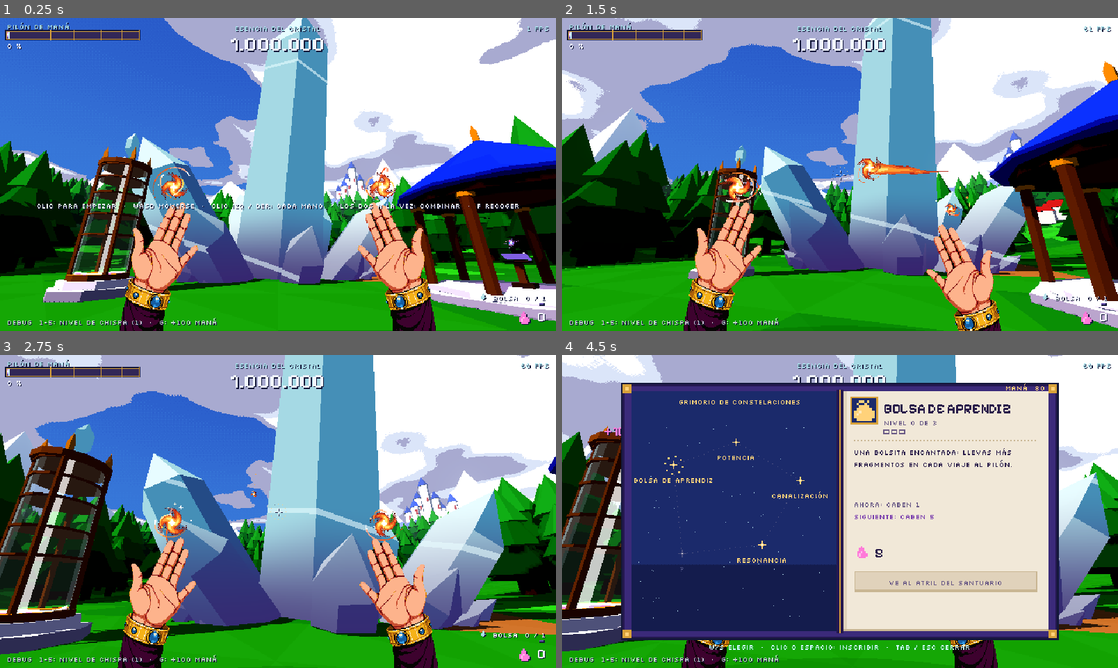
Above: before the commit, frames 1-4 (two rows, left to right).
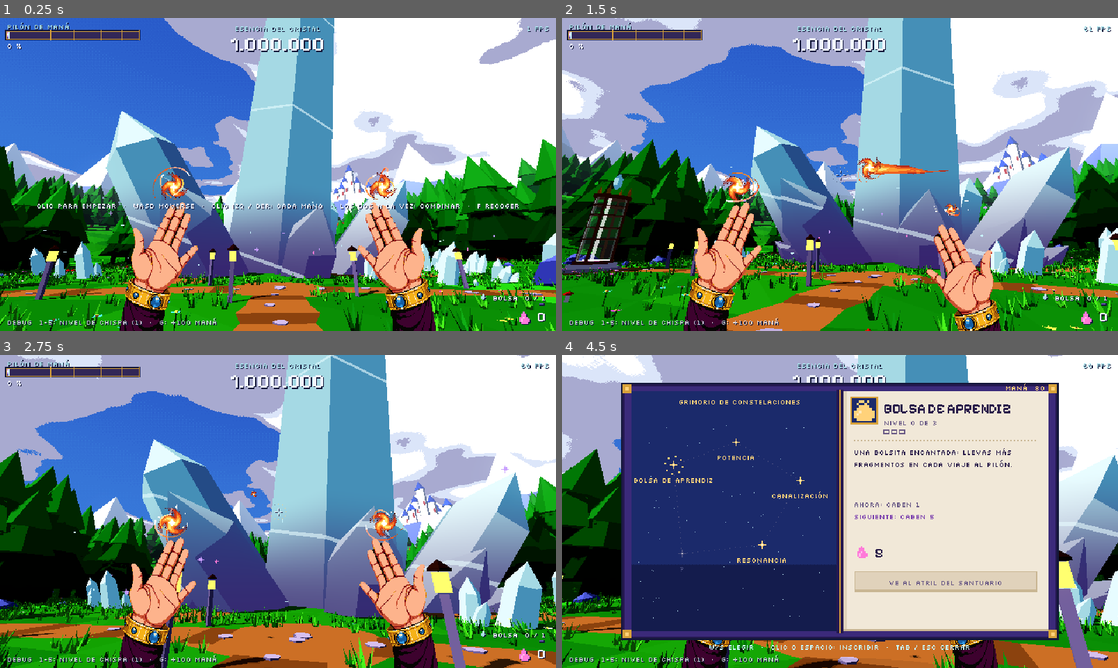
Above: after the commit, the same moments.

Repository: Gon-Analista/can-you-destroy-it
Game: Godot game, scene res://main/main.tscn
Two runs of this game, one before a commit and one after it. Both use one fixed random seed, a clock stepped at 60 frames per second and the inputs below.
Inputs (mouse positions are in pixels of both pictures, inside the frame that each line leads up to):
- Up to frame 1 (0.25 s): no input
- Up to frame 2 (1.5 s): tap Enter (ui_accept) at 0.5, 0.77 s; move the mouse to (962, 158) at 0.52 s; hold D (move_right) 0.53-1.28 s; click (962, 158) at 0.6 s; move the mouse to (812, 174) at 1.27 s; hold W (move_forward) from 1.28 s (still down); right-click (812, 174) at 1.35 s
- Up to frame 3 (2.75 s): keep holding W (move_forward); tap Enter (ui_accept) at 1.52 s; move the mouse to (289, 505) at 2.02 s; hold F (interact) from 2.03 s (still down)
- Up to frame 4 (4.5 s): keep holding W (move_forward); move the mouse to (834, 517) at 2.77 s; release F (interact) at 2.78 s; tap Tab (open_grimoire) at 2.85 s; click (834, 517) at 2.92 s; tap Enter (ui_accept) at 3.02, 3.77 s; move the mouse to (878, 514) at 3.52 s; tap M at 3.6 s; move the mouse to (795, 508) at 4.27 s; tap G at 4.35 s

The runs differ from the first frame. In frame 1, 35% of the frame differs, in the area x 0-100%, y 0-100%; in frame 2, 39%; in frame 3, 38%; in frame 4, 16%.

Commit message:
Cristal más grande, Pilón y Santuario más lejos y un valle con mucho más detalle
- Cristal Madre a escala 2,3 (punta de ~57 m, 30 veces el mago, GDD 4.1).
- WorldLayout centraliza dónde va cada cosa; Pilón y Santuario a ~30 m.
- ValleyDetails: caminos con losas, faroles, hierba, flores, rocas, setas,
  tocones, cristales que brotan del suelo y motas de maná flotando.

Co-Authored-By: Claude Opus 5.5 <noreply@anthropic.com>
Claude-Session: https://claude.ai/code/session_011Fh21Tx1ECc2iUdeQLjvik

Diff:
--- /dev/null
+++ b/game/core/world_layout.gd
@@ -0,0 +1,14 @@
+class_name WorldLayout
+extends RefCounted
+## Dónde está cada cosa en el claro del valle (m). Un solo sitio para que el valle, los caminos,
+## el Pilón, el Santuario y el jugador estén de acuerdo.
+## El Cristal Madre está en el origen; su punta principal mide ≈ 57 m (30 veces el mago, GDD 4.1).
+
+const CRYSTAL_SCALE: float = 2.3
+## Radio aproximado de la base del racimo (m), para dejar libre el suelo a su alrededor.
+const CRYSTAL_FOOTPRINT: float = 13.0
+const PLAYER_START := Vector3(0.0, 0.2, 32.0)
+const PYLON := Vector3(-22.0, 0.0, 21.0)
+const SANCTUM := Vector3(23.0, 0.0, 22.0)
+## Orientación del Santuario: el lado abierto del templete mira al cristal.
+const SANCTUM_YAW_DEG: float = 47.0
--- a/game/crystal/mother_crystal.gd
+++ b/game/crystal/mother_crystal.gd
@@ -24,7 +24,7 @@
 const STREAK_SFX: AudioStream = preload("res://audio/sfx/sfx_streak_chime_01.ogg")
 const HUM_SFX: AudioStream = preload("res://audio/sfx/amb_crystal_hum_loop.ogg")
 
-@export var crystal_scale: float = 1.35
+@export var crystal_scale: float = WorldLayout.CRYSTAL_SCALE
 @export var seed_value: int = 11
 
 var _material: ShaderMaterial
--- a/game/main/main.gd
+++ b/game/main/main.gd
@@ -19,6 +19,11 @@
 
 
 func _ready() -> void:
+	# Todo en su sitio según WorldLayout (y a ras del suelo ondulado).
+	_place(get_node(^"ManaPylon") as Node3D, WorldLayout.PYLON)
+	_place(get_node(^"Sanctum") as Node3D, WorldLayout.SANCTUM)
+	(get_node(^"Sanctum") as Node3D).rotation.y = deg_to_rad(WorldLayout.SANCTUM_YAW_DEG)
+	_player.global_position = WorldLayout.PLAYER_START
 	_sun.look_at_from_position(Vector3.ZERO, SUN_DIR.normalized(), Vector3.UP)
 	_hud.bind(_player.get_camera(), _player.get_caster())
 	AudioDirector.play_ambience(AMBIENCE, -10.0)
@@ -186,6 +191,10 @@
 		Input.mouse_mode = Input.MOUSE_MODE_VISIBLE
 
 
+func _place(node: Node3D, at: Vector3) -> void:
+	node.position = Vector3(at.x, Valley.ground_height(at.x, at.z) - 0.05, at.z)
+
+
 func _rank_layers() -> int:
 	return maxi(_arg_int("--music-layers=", 1), 1 + GameState.total_upgrade_levels() / 3)
 
--- a/game/main/main.tscn
+++ b/game/main/main.tscn
@@ -8,6 +8,7 @@
 [ext_resource type="Script" path="res://ui/hud.gd" id="6"]
 [ext_resource type="Script" path="res://pylon/mana_pylon.gd" id="7"]
 [ext_resource type="Script" path="res://sanctum/sanctum.gd" id="8"]
+[ext_resource type="Script" path="res://world/valley_details.gd" id="9"]
 
 [sub_resource type="FastNoiseLite" id="cloud_noise"]
 frequency = 0.012
@@ -66,19 +67,22 @@
 [node name="Valley" type="Node3D" parent="."]
 script = ExtResource("3")
 
+[node name="ValleyDetails" type="Node3D" parent="."]
+script = ExtResource("9")
+
 [node name="MotherCrystal" type="Node3D" parent="."]
 script = ExtResource("4")
 
 [node name="ManaPylon" type="Node3D" parent="."]
-transform = Transform3D(1, 0, 0, 0, 1, 0, 0, 0, 1, -8, 0, 11)
+transform = Transform3D(1, 0, 0, 0, 1, 0, 0, 0, 1, -22, 0, 21)
 script = ExtResource("7")
 
 [node name="Sanctum" type="Node3D" parent="."]
-transform = Transform3D(0.5, 0, -0.866, 0, 1, 0, 0.866, 0, 0.5, 9.5, 0, 12.5)
+transform = Transform3D(1, 0, 0, 0, 1, 0, 0, 0, 1, 23, 0, 22)
 script = ExtResource("8")
 
 [node name="Player" parent="." instance=ExtResource("5")]
-transform = Transform3D(1, 0, 0, 0, 1, 0, 0, 0, 1, 0, 0.2, 22)
+transform = Transform3D(1, 0, 0, 0, 1, 0, 0, 0, 1, 0, 0.2, 32)
 
 [node name="HUDLayer" type="CanvasLayer" parent="."]
 
--- a/game/world/valley.gd
+++ b/game/world/valley.gd
@@ -109,7 +109,11 @@
 				col = C_GRASS_A.darkened(0.05)
 			# Claro alrededor del cristal: tierra pisada en anillo.
 			var r: float = Vector2(center.x, center.z).length()
-			if r > 6.0 and r < 9.0 and rng.randf() < 0.55:
+			if (
+				r > WorldLayout.CRYSTAL_FOOTPRINT - 2.0
+				and r < WorldLayout.CRYSTAL_FOOTPRINT + 3.0
+				and rng.randf() < 0.55
+			):
 				col = C_DIRT
 			var below: Vector3 = center - Vector3(0, 5, 0)
 			MeshKit.add_tri(st, p[0], p[1], p[2], col, below)
@@ -302,13 +306,19 @@
 	while xforms.size() < tree_count and attempts < tree_count * 8:
 		attempts += 1
 		var ang: float = rng.randf() * TAU
-		var r: float = rng.randf_range(34.0, 165.0)
+		var r: float = rng.randf_range(38.0, 165.0)
 		var x: float = cos(ang) * r
 		var z: float = sin(ang) * r
 		# El bosque se agrupa en manchas y deja libre la vista hacia el castillo y el cristal.
 		if noise.get_noise_2d(x, z) < -0.05:
 			continue
 		if z > 10.0 and absf(x) < 30.0:
+			continue
+		# Ni encima del Pilón ni del Santuario.
+		if (
+			Vector2(x - WorldLayout.PYLON.x, z - WorldLayout.PYLON.z).length() < 9.0
+			or Vector2(x - WorldLayout.SANCTUM.x, z - WorldLayout.SANCTUM.z).length() < 10.0
+		):
 			continue
 		var s: float = rng.randf_range(1.6, 3.2)
 		var basis := Basis(Vector3.UP, rng.randf() * TAU).scaled(
--- /dev/null
+++ b/game/world/valley_details.gd
@@ -0,0 +1,481 @@
+class_name ValleyDetails
+extends Node3D
+## Detalle cercano del claro, todo por código y barato de dibujar (cada capa es una sola malla
+## o un `MultiMesh`): caminos de tierra con losas entre el cristal, el Pilón y el Santuario;
+## hierba y flores; rocas; cristales que brotan del suelo alrededor del Cristal Madre; setas,
+## tocones y faroles en los caminos; y motas mágicas flotando alrededor del cristal.
+
+const TOON_SHADER: Shader = preload("res://fx/toon.gdshader")
+const SHARD_SHADER: Shader = preload("res://crystal/shard.gdshader")
+const C_DIRT := Color("#b98d5a")
+const C_DIRT_DARK := Color("#9c7247")
+const C_STONE := Color("#bdb3bf")
+const C_STONE_DARK := Color("#968aa3")
+const C_ROCK := Color("#8b92c9")
+const C_ROCK_DARK := Color("#6a6fae")
+const C_GRASS_DARK := Color("#2f8a3e")
+const C_GRASS := Color("#47a84a")
+const C_GRASS_LIGHT := Color("#7ccf55")
+const C_WOOD := Color("#8a5a3b")
+const C_WOOD_DARK := Color("#5e3a26")
+const C_MUSH_CAP := Color("#c8423a")
+const C_MUSH_STEM := Color("#f1e8d8")
+const C_LANTERN := Color("#ffd27a")
+const FLOWER_COLORS: Array[Color] = [
+	Color("#ff7ad9"), Color("#ffd27a"), Color("#f2f6ff"), Color("#c79bff"), Color("#7fe3ff")
+]
+
+@export var seed_value: int = 17
+@export var grass_count: int = 5200
+@export var flower_count: int = 900
+
+var _toon: ShaderMaterial
+var _rng := RandomNumberGenerator.new()
+## Tramos de camino (pares de puntos) para no plantar hierba encima.
+var _paths: Array[PackedVector2Array] = []
+
+
+func _ready() -> void:
+	_rng.seed = seed_value
+	_toon = ShaderMaterial.new()
+	_toon.shader = TOON_SHADER
+	_toon.set_shader_parameter("rim", 0.2)
+	_build_paths()
+	_build_rocks_and_props()
+	_build_crystal_outcrops()
+	_build_grass()
+	_build_flowers()
+	_build_motes()
+
+
+## Puntos del claro.
+func _hub() -> Vector3:
+	# Donde se juntan los caminos: delante del cristal, a la vista desde el inicio.
+	return Vector3(0.0, 0.0, WorldLayout.CRYSTAL_FOOTPRINT + 5.0)
+
+
+func _ground(x: float, z: float) -> float:
+	return Valley.ground_height(x, z)
+
+
+func _near_path(x: float, z: float, margin: float) -> bool:
+	var p := Vector2(x, z)
+	for seg: PackedVector2Array in _paths:
+		var a: Vector2 = seg[0]
+		var b: Vector2 = seg[1]
+		var ab: Vector2 = b - a
+		var t: float = clampf((p - a).dot(ab) / ab.length_squared(), 0.0, 1.0)
+		if p.distance_to(a + ab * t) < margin:
+			return true
+	return false
+
+
+## True si (x, z) está libre para plantar algo (no en el cristal, caminos ni edificios).
+func _free(x: float, z: float, margin: float) -> bool:
+	if Vector2(x, z).length() < WorldLayout.CRYSTAL_FOOTPRINT + 1.0:
+		return false
+	if Vector2(x - WorldLayout.PYLON.x, z - WorldLayout.PYLON.z).length() < 3.0 + margin:
+		return false
+	if Vector2(x - WorldLayout.SANCTUM.x, z - WorldLayout.SANCTUM.z).length() < 4.6 + margin:
+		return false
+	return not _near_path(x, z, 1.6 + margin)
+
+
+func _build_paths() -> void:
+	var hub: Vector3 = _hub()
+	var ends: Array[Vector3] = [
+		WorldLayout.PLAYER_START + Vector3(0, 0, 8),
+		WorldLayout.PYLON + (hub - WorldLayout.PYLON).normalized() * 3.0,
+		WorldLayout.SANCTUM + (hub - WorldLayout.SANCTUM).normalized() * 4.2,
+	]
+	var dirt: SurfaceTool = MeshKit.begin()
+	var stones: SurfaceTool = MeshKit.begin()
+	for e: Vector3 in ends:
+		_paths.append(PackedVector2Array([Vector2(hub.x, hub.z), Vector2(e.x, e.z)]))
+		_add_path(dirt, stones, hub, e)
+	# Explanada de tierra donde se cruzan.
+	_add_patch(dirt, hub, 3.2)
+	_add_patch(dirt, WorldLayout.PYLON, 3.4)
+	var d := MeshInstance3D.new()
+	d.name = "Paths"
+	d.mesh = MeshKit.commit(dirt)
+	d.material_override = _toon
+	d.cast_shadow = GeometryInstance3D.SHADOW_CASTING_SETTING_OFF
+	add_child(d)
+	var s := MeshInstance3D.new()
+	s.name = "Stones"
+	s.mesh = MeshKit.commit(stones)
+	s.material_override = _toon
+	add_child(s)
+
+
+## Camino de tierra con bordes irregulares y losas planas de piedra salteadas.
+func _add_path(dirt: SurfaceTool, stones: SurfaceTool, a: Vector3, b: Vector3) -> void:
+	var flat: Vector3 = Vector3(b.x - a.x, 0.0, b.z - a.z)
+	var length: float = flat.length()
+	var dir: Vector3 = flat / length
+	var side := Vector3(-dir.z, 0.0, dir.x)
+	var step: float = 1.2
+	var n: int = int(length / step)
+	var prev_l := Vector3.ZERO
+	var prev_r := Vector3.ZERO
+	for i: int in n + 1:
+		var c: Vector3 = a + dir * (float(i) * step)
+		var w: float = 1.1 + _rng.randf_range(-0.25, 0.3)
+		var l: Vector3 = c + side * w
+		var r: Vector3 = c - side * w
+		l.y = _ground(l.x, l.z) + 0.04
+		r.y = _ground(r.x, r.z) + 0.04
+		if i > 0:
+			var col: Color = C_DIRT if i % 3 else C_DIRT_DARK
+			MeshKit.add_quad(dirt, prev_l, l, r, prev_r, col, c + Vector3.DOWN * 3.0)
+		prev_l = l
+		prev_r = r
+		if i % 2 == 0 and _rng.randf() < 0.75:
+			var off: Vector3 = side * _rng.randf_range(-0.5, 0.5)
+			var p: Vector3 = c + off
+			p.y = _ground(p.x, p.z) + 0.02
+			MeshKit.add_prism(
+				stones,
+				p,
+				Vector3.UP,
+				_rng.randf_range(0.2, 0.32),
+				0.06,
+				0.0,
+				6,
+				C_STONE_DARK,
+				C_STONE,
+				_rng,
+				0.15
+			)
+
+
+func _add_patch(dirt: SurfaceTool, center: Vector3, radius: float) -> void:
+	var sides: int = 12
+	var ring: PackedVector3Array = []
+	for i: int in sides:
+		var a: float = TAU * float(i) / float(sides)
+		var p: Vector3 = (
+			center + Vector3(cos(a), 0.0, sin(a)) * radius * _rng.randf_range(0.85, 1.15)
+		)
+		p.y = _ground(p.x, p.z) + 0.035
+		ring.append(p)
+	var c: Vector3 = center
+	c.y = _ground(c.x, c.z) + 0.035
+	for i: int in sides:
+		MeshKit.add_tri(dirt, c, ring[i], ring[(i + 1) % sides], C_DIRT, c + Vector3.DOWN * 3.0)
+
+
+func _build_rocks_and_props() -> void:
+	var st: SurfaceTool = MeshKit.begin()
+	# Rocas: grupos en el borde del claro y alguna suelta.
+	for g: int in 16:
+		var ang: float = _rng.randf() * TAU
+		var r: float = _rng.randf_range(24.0, 46.0)
+		var center := Vector3(cos(ang) * r, 0.0, sin(ang) * r)
+		for k: int in _rng.randi_range(1, 4):
+			var p: Vector3 = (
+				center + Vector3(_rng.randf_range(-2.5, 2.5), 0, _rng.randf_range(-2.5, 2.5))
+			)
+			if not _free(p.x, p.z, 1.0):
+				continue
+			p.y = _ground(p.x, p.z) - 0.2
+			var size: float = _rng.randf_range(0.4, 1.4) * (1.5 if k == 0 else 1.0)
+			MeshKit.add_prism(
+				st,
+				p,
+				Vector3(_rng.randf_range(-0.3, 0.3), 1.0, _rng.randf_range(-0.3, 0.3)),
+				size,
+				size * _rng.randf_range(0.5, 0.9),
+				size * 0.5,
+				_rng.randi_range(5, 7),
+				C_ROCK_DARK,
+				C_ROCK,
+				_rng,
+				0.25,
+				0.7
+			)
+	# Setas rojas en corros cerca del bosque.
+	for g: int in 12:
+		var ang: float = _rng.randf() * TAU
+		var r: float = _rng.randf_range(20.0, 40.0)
+		for k: int in _rng.randi_range(2, 5):
+			var p := (
+				Vector3(cos(ang) * r, 0, sin(ang) * r)
+				+ Vector3(_rng.randf_range(-1.0, 1.0), 0, _rng.randf_range(-1.0, 1.0))
+			)
+			if not _free(p.x, p.z, 0.3):
+				continue
+			p.y = _ground(p.x, p.z)
+			var h: float = _rng.randf_range(0.15, 0.35)
+			MeshKit.add_prism(st, p, Vector3.UP, 0.05, h, 0.0, 5, C_MUSH_STEM, C_MUSH_STEM, _rng)
+			MeshKit.add_prism(
+				st,
+				p + Vector3.UP * h,
+				Vector3.UP,
+				h * 0.6,
+				0.04,
+				h * 0.35,
+				6,
+				C_MUSH_CAP,
+				C_MUSH_CAP,
+				_rng
+			)
+	# Tocones y troncos caídos en el linde del bosque.
+	for g: int in 7:
+		var ang: float = _rng.randf() * TAU
+		var r: float = _rng.randf_range(30.0, 42.0)
+		var p := Vector3(cos(ang) * r, 0, sin(ang) * r)
+		if not _free(p.x, p.z, 1.5):
+			continue
+		p.y = _ground(p.x, p.z) - 0.05
+		if g % 2 == 0:
+			MeshKit.add_prism(st, p, Vector3.UP, 0.45, 0.5, 0.0, 7, C_WOOD_DARK, C_WOOD, _rng, 0.1)
+		else:
+			var axis := Vector3(cos(ang + 1.3), 0.0, sin(ang + 1.3))
+			MeshKit.add_prism(
+				st,
+				p + Vector3.UP * 0.3 - axis * 1.6,
+				axis,
+				0.32,
+				3.2,
+				0.0,
+				7,
+				C_WOOD_DARK,
+				C_WOOD,
+				_rng,
+				0.08
+			)
+	# Faroles a lo largo de los caminos (de piedra, con la luz pintada: sin coste de luces).
+	var lamp_mat := StandardMaterial3D.new()
+	lamp_mat.shading_mode = BaseMaterial3D.SHADING_MODE_UNSHADED
+	lamp_mat.vertex_color_use_as_albedo = true
+	lamp_mat.albedo_color = Color(1.5, 1.3, 0.9)
+	var glow: SurfaceTool = MeshKit.begin()
+	for seg: PackedVector2Array in _paths:
+		var a := Vector3(seg[0].x, 0, seg[0].y)
+		var b := Vector3(seg[1].x, 0, seg[1].y)
+		var dir: Vector3 = (b - a).normalized()
+		var side := Vector3(-dir.z, 0, dir.x)
+		var length: float = a.distance_to(b)
+		var k: int = 0
+		var d: float = 4.0
+		while d < length - 2.0:
+			var p: Vector3 = a + dir * d + side * (1.9 if k % 2 == 0 else -1.9)
+			p.y = _ground(p.x, p.z)
+			if p.distance_to(WorldLayout.PLAYER_START) < 5.0:
+				d += 6.5
+				k += 1
+				continue
+			MeshKit.add_prism(st, p, Vector3.UP, 0.12, 1.5, 0.0, 4, C_STONE_DARK, C_STONE, _rng)
+			MeshKit.add_prism(
+				st,
+				p + Vector3.UP * 1.95,
+				Vector3.UP,
+				0.22,
+				0.06,
+				0.2,
+				4,
+				C_WOOD_DARK,
+				C_WOOD_DARK,
+				_rng
+			)
+			MeshKit.add_box(glow, p + Vector3.UP * 1.72, Vector3(0.24, 0.42, 0.24), C_LANTERN)
+			d += 6.5
+			k += 1
+	var props := MeshInstance3D.new()
+	props.name = "Props"
+	props.mesh = MeshKit.commit(st)
+	props.material_override = _toon
+	add_child(props)
+	var lamps := MeshInstance3D.new()
+	lamps.name = "LanternGlow"
+	lamps.mesh = MeshKit.commit(glow)
+	lamps.material_override = lamp_mat
+	add_child(lamps)
+
+
+## Cristales que brotan del suelo alrededor del Cristal Madre (como raíces que asoman).
+func _build_crystal_outcrops() -> void:
+	var st: SurfaceTool = MeshKit.begin()
+	for g: int in 22:
+		var ang: float = _rng.randf() * TAU
+		var r: float = _rng.randf_range(
+			WorldLayout.CRYSTAL_FOOTPRINT + 2.0, WorldLayout.CRYSTAL_FOOTPRINT + 14.0
+		)
+		var center := Vector3(cos(ang) * r, 0.0, sin(ang) * r)
+		if not _free(center.x, center.z, 1.0):
+			continue
+		var out := Vector3(cos(ang), 0.0, sin(ang))
+		for k: int in _rng.randi_range(1, 4):
+			var p: Vector3 = (
+				center + Vector3(_rng.randf_range(-0.8, 0.8), 0, _rng.randf_range(-0.8, 0.8))
+			)
+			p.y = _ground(p.x, p.z) - 0.3
+			var axis: Vector3 = (Vector3.UP + out * _rng.randf_range(0.1, 0.7)).normalized()
+			var h: float = _rng.randf_range(0.5, 1.8) * (1.6 if k == 0 else 1.0)
+			MeshKit.add_prism(
+				st, p, axis, h * 0.28, h, h * 0.45, 6, Color.WHITE, Color.WHITE, _rng, 0.1, 0.85
+			)
+	var mi := MeshInstance3D.new()
+	mi.name = "CrystalOutcrops"
+	mi.mesh = MeshKit.commit(st)
+	var m := ShaderMaterial.new()
+	m.shader = SHARD_SHADER
+	mi.material_override = m
+	add_child(mi)
+
+
+func _build_grass() -> void:
+	var colors: Array[Color] = [C_GRASS_DARK, C_GRASS, C_GRASS_LIGHT]
+	for c: int in colors.size():
+		var mm := MultiMesh.new()
+		mm.transform_format = MultiMesh.TRANSFORM_3D
+		mm.mesh = _tuft_mesh(colors[c], colors[mini(c + 1, colors.size() - 1)])
+		var xforms: Array[Transform3D] = []
+		var target: int = grass_count / colors.size()
+		var attempts: int = 0
+		while xforms.size() < target and attempts < target * 6:
+			attempts += 1
+			# Más densa cerca del claro y en manchas.
+			var r: float = lerpf(WorldLayout.CRYSTAL_FOOTPRINT, 75.0, pow(_rng.randf(), 1.6))
+			var ang: float = _rng.randf() * TAU
+			var x: float = cos(ang) * r
+			var z: float = sin(ang) * r
+			if not _free(x, z, 0.0):
+				continue
+			var s: float = _rng.randf_range(0.7, 1.4)
+			var basis := Basis(Vector3.UP, _rng.randf() * TAU).scaled(Vector3(s, s, s))
+			xforms.append(Transform3D(basis, Vector3(x, _ground(x, z) - 0.02, z)))
+		mm.instance_count = xforms.size()
+		for i: int in xforms.size():
+			mm.set_instance_transform(i, xforms[i])
+		var mmi := MultiMeshInstance3D.new()
+		mmi.name = "Grass%d" % c
+		mmi.multimesh = mm
+		mmi.material_override = _toon
+		mmi.cast_shadow = GeometryInstance3D.SHADOW_CASTING_SETTING_OFF
+		add_child(mmi)
+
+
+## Mata de hierba: cinco hojas finas, con las dos caras (se ve desde cualquier lado).
+func _tuft_mesh(col: Color, tip_col: Color) -> ArrayMesh:
+	var st: SurfaceTool = MeshKit.begin()
+	for k: int in 5:
+		var a: float = TAU * float(k) / 5.0 + _rng.randf_range(-0.3, 0.3)
+		var d := Vector3(cos(a), 0.0, sin(a))
+		var side := Vector3(-d.z, 0.0, d.x) * 0.05
+		var base: Vector3 = d * 0.06
+		var tip: Vector3 = d * 0.2 + Vector3.UP * _rng.randf_range(0.28, 0.5)
+		var c: Color = col if k % 2 else tip_col
+		MeshKit.add_tri(st, base - side, base + side, tip, c, base - d)
+		MeshKit.add_tri(st, base - side, base + side, tip, c, base + d)
+	return MeshKit.commit(st)
+
+
+func _build_flowers() -> void:
+	for c: int in FLOWER_COLORS.size():
+		var mm := MultiMesh.new()
+		mm.transform_format = MultiMesh.TRANSFORM_3D
+		mm.mesh = _flower_mesh(FLOWER_COLORS[c])
+		var xforms: Array[Transform3D] = []
+		var target: int = flower_count / FLOWER_COLORS.size()
+		var attempts: int = 0
+		while xforms.size() < target and attempts < target * 8:
+			attempts += 1
+			# En corros: un centro y varias flores alrededor.
+			var r: float = _rng.randf_range(WorldLayout.CRYSTAL_FOOTPRINT + 3.0, 60.0)
+			var ang: float = _rng.randf() * TAU
+			var cx: float = cos(ang) * r
+			var cz: float = sin(ang) * r
+			for k: int in _rng.randi_range(4, 9):
+				var x: float = cx + _rng.randf_range(-1.6, 1.6)
+				var z: float = cz + _rng.randf_range(-1.6, 1.6)
+				if not _free(x, z, 0.0):
+					continue
+				var s: float = _rng.randf_range(0.8, 1.3)
+				var basis := Basis(Vector3.UP, _rng.randf() * TAU).scaled(Vector3(s, s, s))
+				xforms.append(Transform3D(basis, Vector3(x, _ground(x, z), z)))
+		mm.instance_count = xforms.size()
+		for i: int in xforms.size():
+			mm.set_instance_transform(i, xforms[i])
+		var mmi := MultiMeshInstance3D.new()
+		mmi.name = "Flowers%d" % c
+		mmi.multimesh = mm
+		mmi.material_override = _toon
+		mmi.cast_shadow = GeometryInstance3D.SHADOW_CASTING_SETTING_OFF
+		add_child(mmi)
+
+
+## Flor: tallo y corola de cinco pétalos con el centro dorado.
+func _flower_mesh(col: Color) -> ArrayMesh:
+	var st: SurfaceTool = MeshKit.begin()
+	var h: float = 0.32
+	MeshKit.add_prism(st, Vector3.ZERO, Vector3.UP, 0.015, h, 0.0, 3, C_GRASS_DARK, C_GRASS, _rng)
+	var top := Vector3.UP * h
+	for k: int in 5:
+		var a0: float = TAU * float(k) / 5.0
+		var a1: float = a0 + TAU / 10.0
+		var p0: Vector3 = top + Vector3(cos(a0), 0.15, sin(a0)) * 0.11
+		var p1: Vector3 = top + Vector3(cos(a1), 0.0, sin(a1)) * 0.07
+		MeshKit.add_tri(st, top, p0, p1, col, top + Vector3.DOWN)
+		var a2: float = a0 - TAU / 10.0
+		var p2: Vector3 = top + Vector3(cos(a2), 0.0, sin(a2)) * 0.07
+		MeshKit.add_tri(st, top, p2, p0, col, top + Vector3.DOWN)
+	MeshKit.add_prism(st, top, Vector3.UP, 0.03, 0.03, 0.0, 4, C_LANTERN, C_LANTERN, _rng)
+	return MeshKit.commit(st)
+
+
+## Motas de maná que flotan y suben despacio alrededor del cristal (y alguna luciérnaga).
+func _build_motes() -> void:
+	var p := GPUParticles3D.new()
+	p.name = "ManaMotes"
+	p.amount = 90
+	p.lifetime = 6.0
+	p.preprocess = 6.0
+	p.fixed_fps = 12
+	p.interpolate = false
+	p.visibility_aabb = AABB(Vector3(-50, -2, -50), Vector3(100, 70, 100))
+	var pm := ParticleProcessMaterial.new()
+	pm.emission_shape = ParticleProcessMaterial.EMISSION_SHAPE_RING
+	pm.emission_ring_axis = Vector3.UP
+	pm.emission_ring_height = 6.0
+	pm.emission_ring_radius = WorldLayout.CRYSTAL_FOOTPRINT + 10.0
+	pm.emission_ring_inner_radius = WorldLayout.CRYSTAL_FOOTPRINT - 2.0
+	pm.direction = Vector3.UP
+	pm.spread = 25.0
+	pm.initial_velocity_min = 0.3
+	pm.initial_velocity_max = 0.9
+	pm.gravity = Vector3(0, 0.05, 0)
+	pm.turbulence_enabled = true
+	pm.turbulence_noise_strength = 0.6
+	pm.turbulence_noise_scale = 6.0
+	var colors := Gradient.new()
+	colors.interpolation_mode = Gradient.GRADIENT_INTERPOLATE_CONSTANT
+	colors.offsets = PackedFloat32Array([0.0, 0.4, 0.75])
+	colors.colors = PackedColorArray([Color("#c9f6ff"), Color("#c79bff"), Color("#ff7ad9")])
+	var ctex := GradientTexture1D.new()
+	ctex.gradient = colors
+	pm.color_initial_ramp = ctex
+	var fade := Curve.new()
+	fade.add_point(Vector2(0.0, 0.0))
+	fade.add_point(Vector2(0.15, 1.0))
+	fade.add_point(Vector2(0.85, 1.0))
+	fade.add_point(Vector2(1.0, 0.0))
+	var ftex := CurveTexture.new()
+	ftex.curve = fade
+	pm.scale_curve = ftex
+	p.process_material = pm
+	var q := QuadMesh.new()
+	q.size = Vector2(0.2, 0.2)
+	var m := StandardMaterial3D.new()
+	m.shading_mode = BaseMaterial3D.SHADING_MODE_UNSHADED
+	m.transparency = BaseMaterial3D.TRANSPARENCY_ALPHA_SCISSOR
+	m.billboard_mode = BaseMaterial3D.BILLBOARD_PARTICLES
+	m.vertex_color_use_as_albedo = true
+	m.albedo_texture = PixelTextures.star()
+	m.texture_filter = BaseMaterial3D.TEXTURE_FILTER_NEAREST
+	q.material = m
+	p.draw_pass_1 = q
+	p.position.y = 1.0
+	add_child(p)
Not shown, added: game/core/world_layout.gd.uid
Not shown: 1 places in game/main/main.tscn that only renumber resources
Not shown, added: game/world/valley_details.gd.uid
